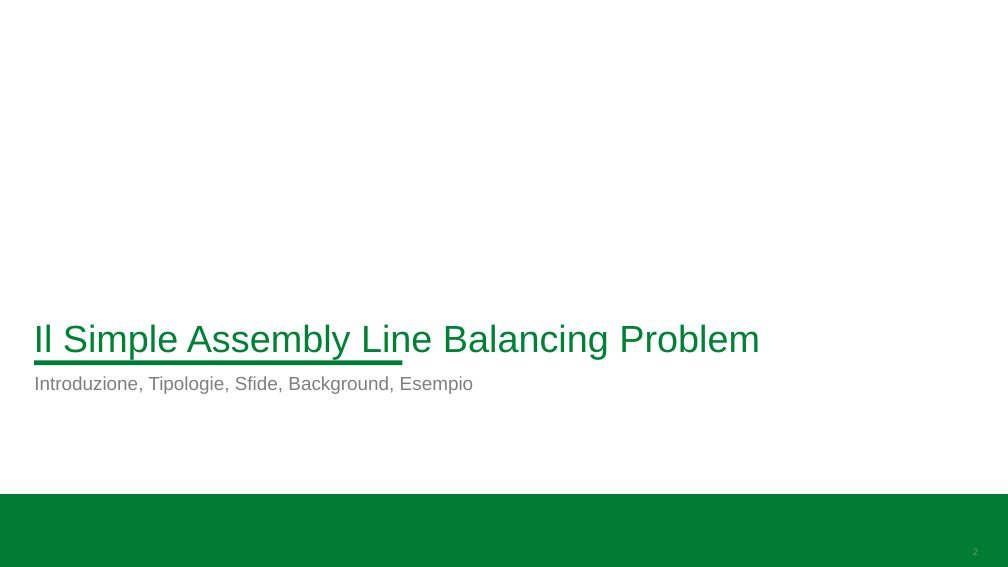
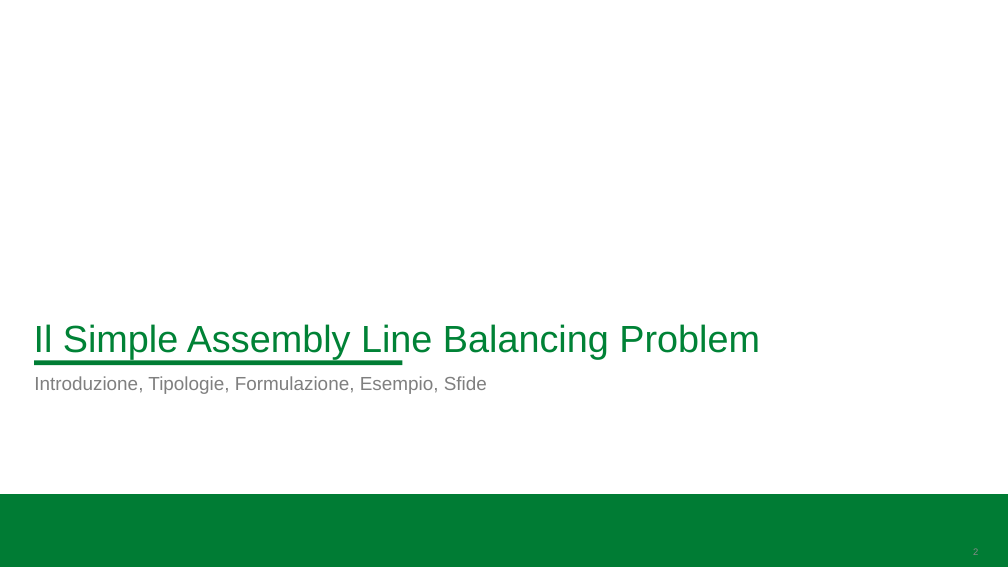
Before and after one commit to BitSquish/Assembly-Line-Balancing, a slide deck: slide 2 of slides/Assembly Line Balancing Problem.pptx. Drawn at 1008x567 pixels with LibreOffice and Linux fonts; fonts in the diff are those of the drawing; background and template pictures are left out. Boxes give left, top, right and bottom in pixels: in the first picture for what was removed or moved away, otherwise in the second. Text is boxed around its words. In the diff, an @@ line names an element or a change of style, - is before the commit and + after.

```diff
--- a/slides/Assembly Line Balancing Problem.pptx
+++ b/slides/Assembly Line Balancing Problem.pptx
@@ text at [34,376,487,394]: text changed @@
-Introduzione, Tipologie, Sfide, Background, Esempio
+Introduzione, Tipologie, Formulazione, Esempio, Sfide
```
Also in this commit, not shown: 15 other slides changed, 12 slides added, 9 slides removed, 1 other file.
